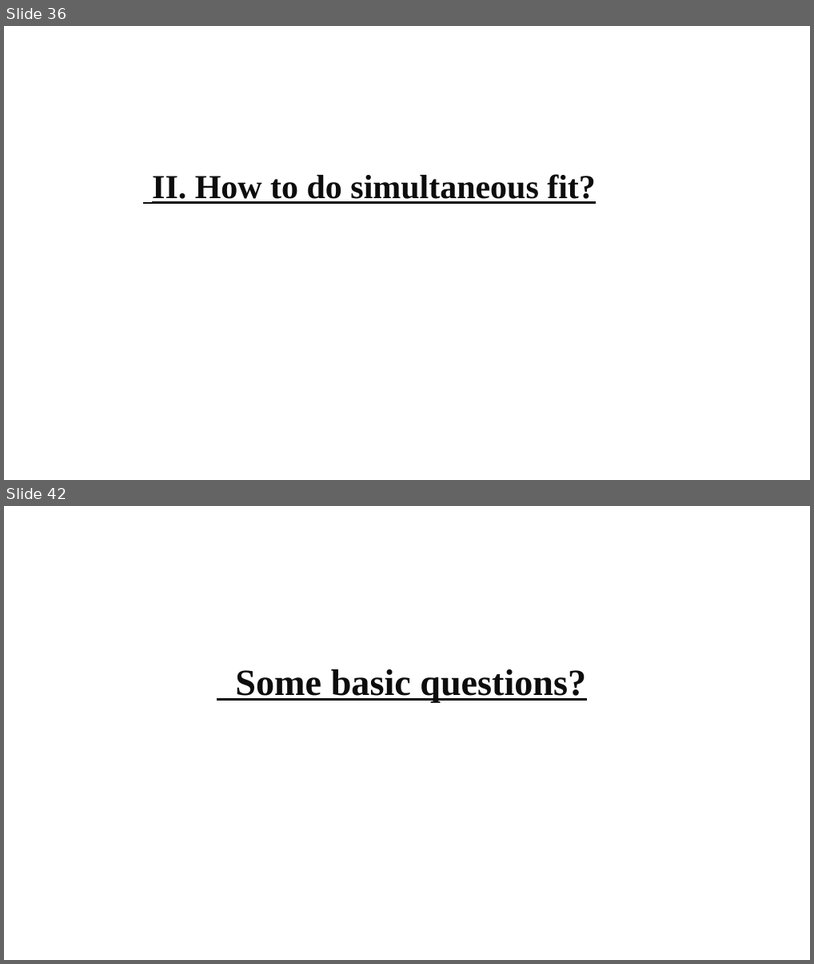
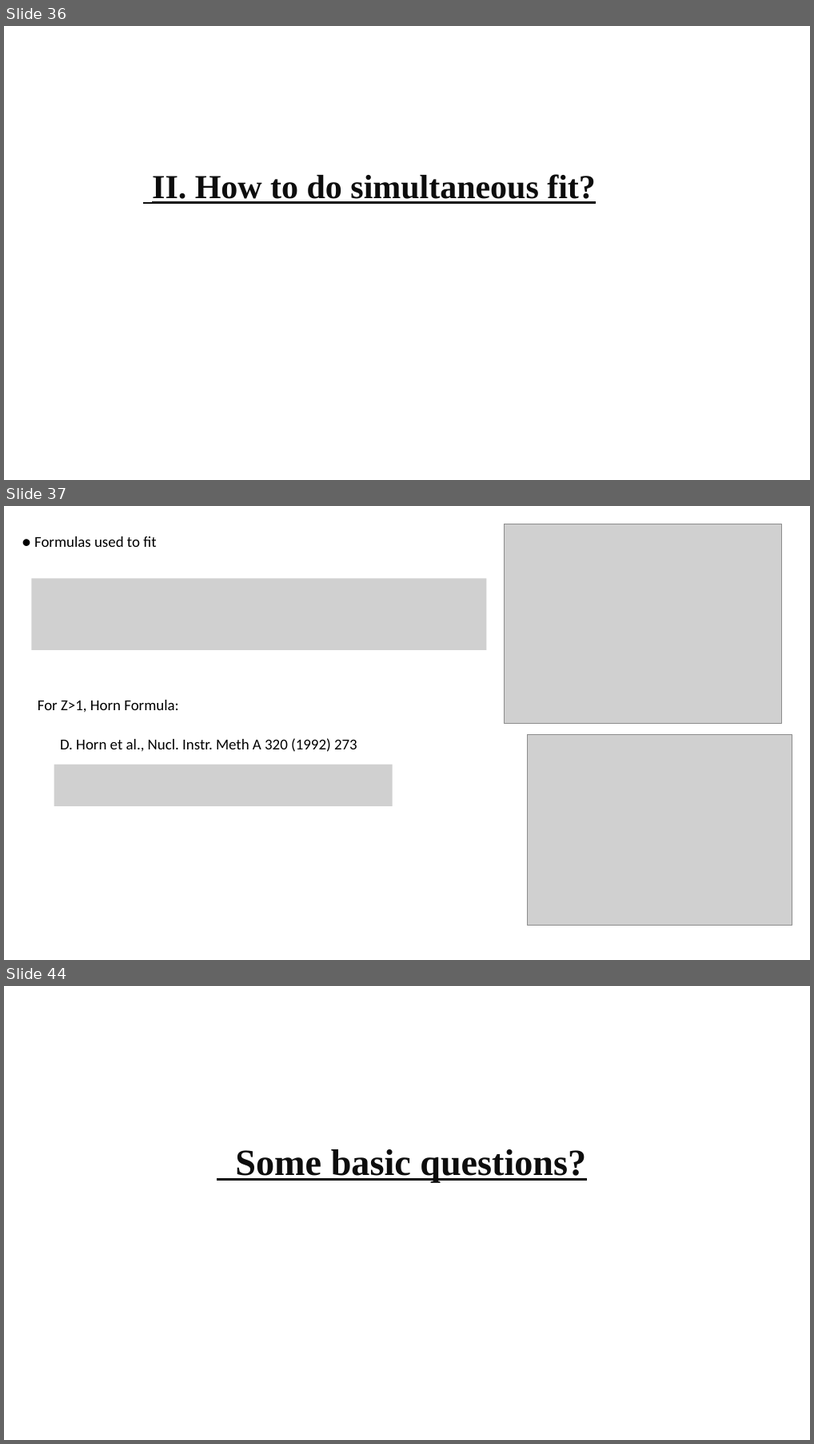
Before and after one commit to gfh16/StudyNotes, a slide deck: 2018Oct-Tutorial_HiRACsICalibrations.pptx. Shown one above the other, each under a label of ours: slides 36 and 42 before the commit, slides 36, 37 and 44 after it; the slides between them are not shown. The pictures are 814x964 and 814x1444 pixels, drawn with LibreOffice and Linux fonts; fonts in the diff are those of the drawing; grey boxes stand for pictures. Boxes give left, top, right and bottom in pixels: in the first picture for what was removed or moved away, otherwise in the second. Text is boxed around its words. In the diff, an @@ line names an element or a change of style, - is before the commit and + after.

```diff
--- a/2018Oct-Tutorial_HiRACsICalibrations.pptx
+++ b/2018Oct-Tutorial_HiRACsICalibrations.pptx
@@ slide 37 added at (x1=4, y1=506, x2=810, y2=960), background #FFFFFF @@
@@ picture added at (x1=505, y1=524, x2=782, y2=723) @@
@@ text added at (x1=34, y1=536, x2=156, y2=547), 18 pt, text #000000 @@
+● Formulas used to fit
@@ picture added at (x1=32, y1=578, x2=486, y2=650) @@
@@ text added at (x1=38, y1=700, x2=178, y2=712), 18 pt, text #000000 @@
+For Z>1, Horn Formula:
@@ text added at (x1=60, y1=738, x2=358, y2=752), 18 pt, text #000000 @@
+D. Horn et al., Nucl. Instr. Meth A 320 (1992) 273
@@ picture added at (x1=528, y1=735, x2=792, y2=924) @@
@@ picture added at (x1=54, y1=764, x2=393, y2=806) @@
@@ what was slide 42 is now slide 44 @@
```
Also in this commit, not shown: 2 other slides added, 1 slide removed, 4 other files.
